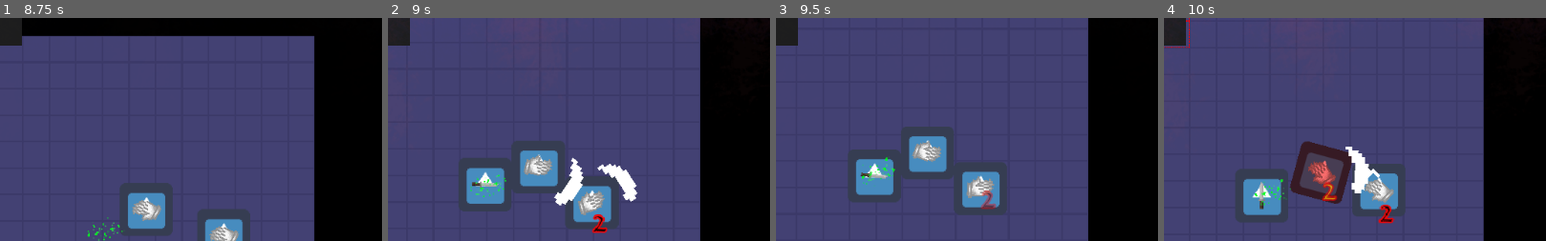
Above: before the commit, frames 1-4 (left to right).
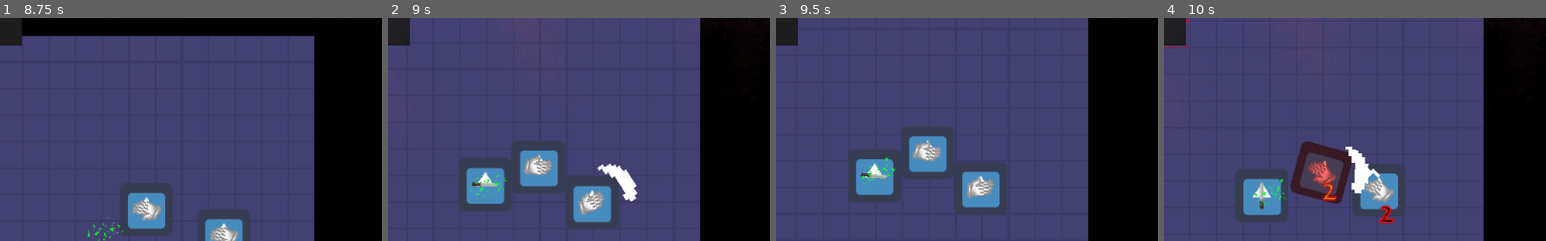
Above: after the commit, the same moments.

Repository: ColdCalzone/GWJ-30
Game: Godot game, scene res://singletons/Game.tscn
The game is run twice, just before and just after one commit, with the same random seed, the same clock (stepped at 60 frames per second) and the same inputs. The project has no main scene, so this scene is started directly. The engine's default icon, where the game draws it, is replaced by a stand-in: a white triangle on a blue panel in a dark square.
Inputs (mouse positions are % of the whole screen's width and height, from its top left):
- Up to frame 1 (8.75 s): tap Enter (ui_accept) at 0.5, 0.77, 1.52, 3.02, 3.77, 4.52, 6.02, 6.77, 7.52 s; move the mouse to (45, 70) at 0.52 s; hold Space (attack) 0.53-1.28 s; hold W (move_up) 0.53-2.03 s; move the mouse to (80, 65) at 1.27 s; tap Space (attack) every 1.5 s from 1.35 to 7.35 s; move the mouse to (20, 35) at 2.02 s; hold Space (attack) 2.03-2.78 s; hold A (move_left) 2.03-3.53 s; move the mouse to (55, 50) at 2.77 s; move the mouse to (35, 25) at 3.52 s; hold S (move_down) 3.53-4.28 s; hold Space (attack) 3.53-4.28 s; move the mouse to (72, 45) at 4.27 s; hold D (move_right) 4.28-5.03 s; move the mouse to (30, 55) at 5.02 s; hold W (move_up) 5.03-5.78 s; hold Space (attack) 5.03-5.78 s; move the mouse to (60, 28) at 5.77 s; hold D (move_right) 5.78-8.03 s; move the mouse to (45, 70) at 6.52 s; hold Space (attack) 6.53-7.28 s; move the mouse to (80, 65) at 7.27 s; move the mouse to (20, 35) at 8.02 s; hold S (move_down) from 8.03 s (still down); hold Space (attack) from 8.03 s (still down)
- Up to frame 2 (9 s): move the mouse to (55, 50) at 8.77 s; release S (move_down) at 8.78 s; release Space (attack) at 8.78 s; hold A (move_left) from 8.78 s (still down); tap Space (attack) at 8.85 s
- Up to frame 3 (9.5 s): keep holding A (move_left); tap Enter (ui_accept) at 9.02 s
- Up to frame 4 (10 s): move the mouse to (35, 25) at 9.52 s; release A (move_left) at 9.53 s; hold W (move_up) from 9.53 s (still down); hold Space (attack) from 9.53 s (still down); tap Enter (ui_accept) at 9.77 s
The pictures show only the part of the screen within x 22-72%, y 11-61%; the shares and areas given below are measured in that part.

Frame 1 is identical in both runs. In frame 2, 0.9% of the frame differs, in the area x 43-58%, y 62-97%; in frame 3, 0.2%; in frame 4, 0.1%.

Commit message:
Tweaked AI

Diff:
--- a/objects/enemies/Enemy1.gd
+++ b/objects/enemies/Enemy1.gd
@@ -30,6 +30,7 @@
 		attempt_attack()
 	else:
 		pathfind_entity(target)
+		attack_timer.start()
 
 
 
